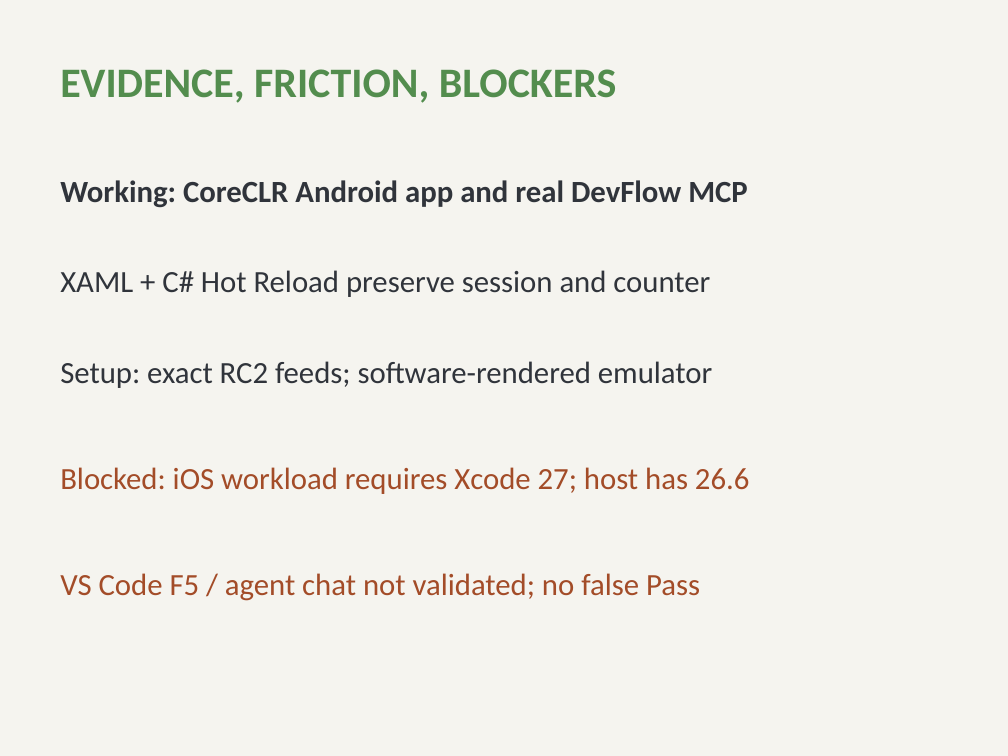
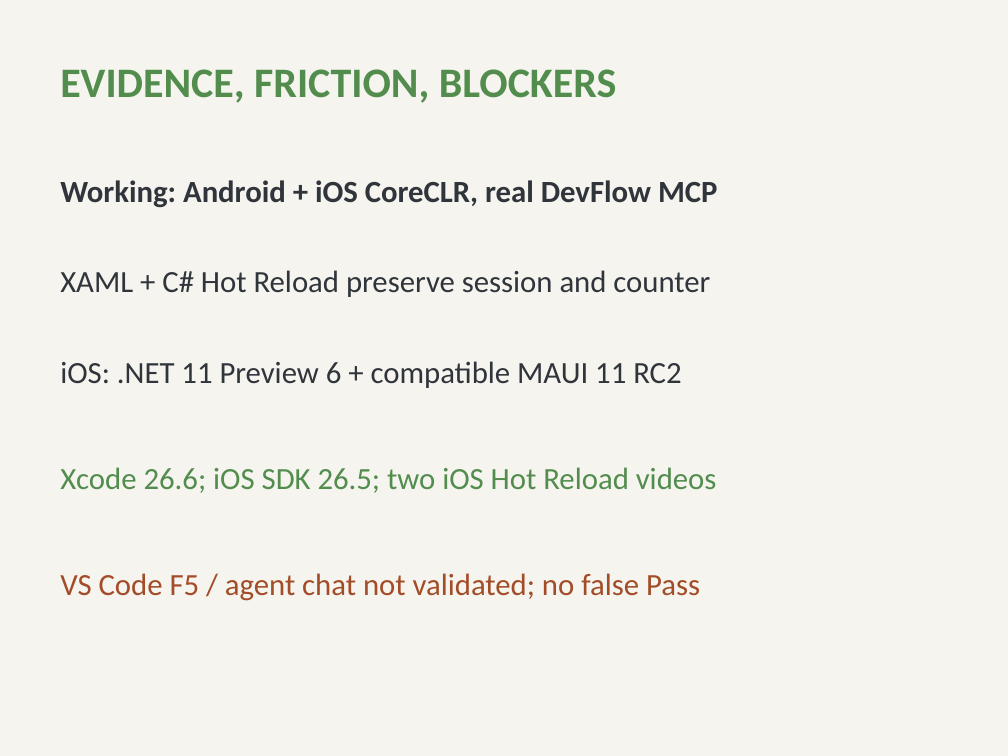
Before and after one commit to kubaflo/maui, a slide deck: slide 2 of src/Controls/samples/Wordzzle/Wordzzle-hackathon.pptx. Drawn at 1008x756 pixels with LibreOffice and Linux fonts; fonts in the diff are those of the drawing. Boxes give left, top, right and bottom in pixels: in the first picture for what was removed or moved away, otherwise in the second. Text is boxed around its words. In the diff, an @@ line names an element or a change of style, - is before the commit and + after.

```diff
--- a/src/Controls/samples/Wordzzle/Wordzzle-hackathon.pptx
+++ b/src/Controls/samples/Wordzzle/Wordzzle-hackathon.pptx
@@ text at (60,180,717,207): text changed @@
-Working: CoreCLR Android app and real DevFlow MCP
+Working: Android + iOS CoreCLR, real DevFlow MCP
@@ text at (60,361,681,388): text changed @@
-Setup: exact RC2 feeds; software-rendered emulator
+iOS: .NET 11 Preview 6 + compatible MAUI 11 RC2
@@ text at (60,467,717,493): text changed; text colour #A34C28 to #538D4E @@
-Blocked: iOS workload requires Xcode 27; host has 26.6
+Xcode 26.6; iOS SDK 26.5; two iOS Hot Reload videos
```
Also in this commit, not shown: 1 other slide changed, 14 other files.
